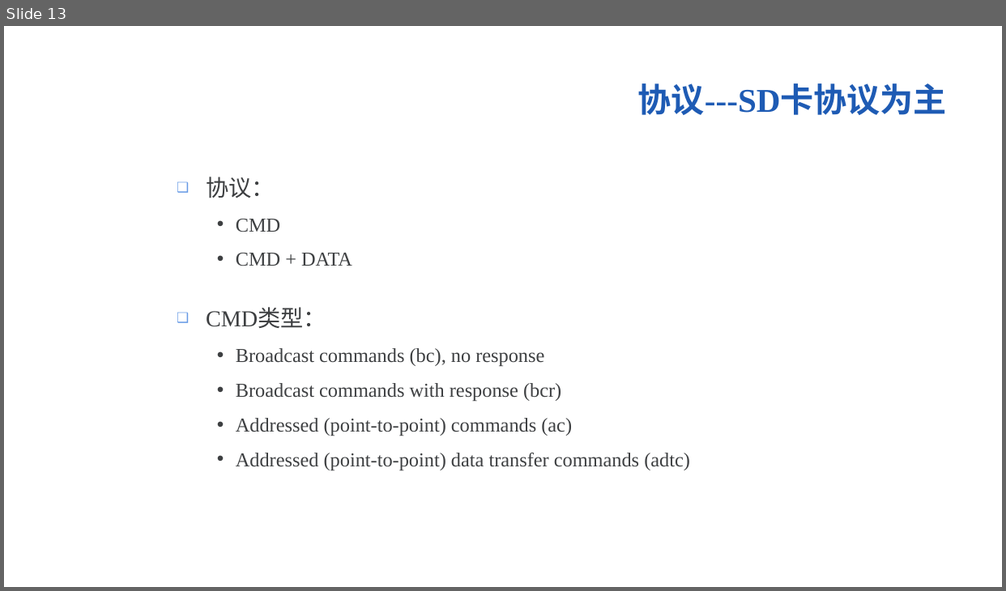
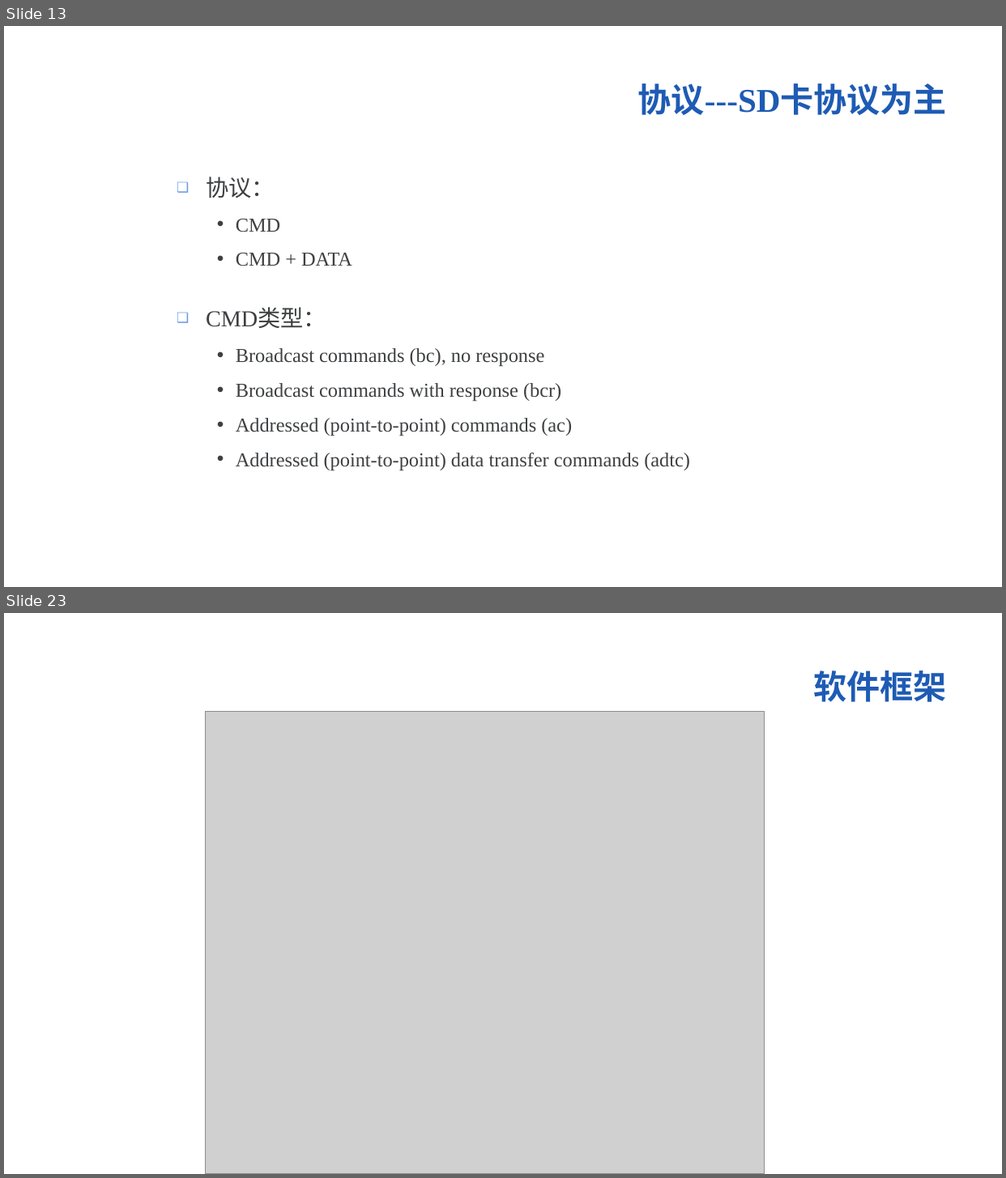
Before and after one commit to Winddoing/embedded_linux_notes, a slide deck: device_driver/mmc/doc/mmc.ppt. Shown one above the other, each under a label of ours: slide 13 before the commit, slides 13 and 23 after it; the slides between them are not shown. The pictures are 1006x591 and 1006x1178 pixels, drawn with LibreOffice and Linux fonts; fonts in the diff are those of the drawing; grey boxes stand for pictures; background and template pictures are left out. Boxes give left, top, right and bottom in pixels: in the first picture for what was removed or moved away, otherwise in the second. Text is boxed around its words. In the diff, an @@ line names an element or a change of style, - is before the commit and + after.

```diff
--- a/device_driver/mmc/doc/mmc.ppt
+++ b/device_driver/mmc/doc/mmc.ppt
@@ slide 23 added at (x1=4, y1=613, x2=1002, y2=1174), background picture (left out) @@
@@ title added at (x1=814, y1=671, x2=947, y2=702), 32 pt, text #1E5BB4, bold @@
+软件框架
@@ picture added at (x1=205, y1=712, x2=763, y2=1174) @@
```
Also in this commit, not shown: 7 slides changed, 10 other slides added, 1 other file.
